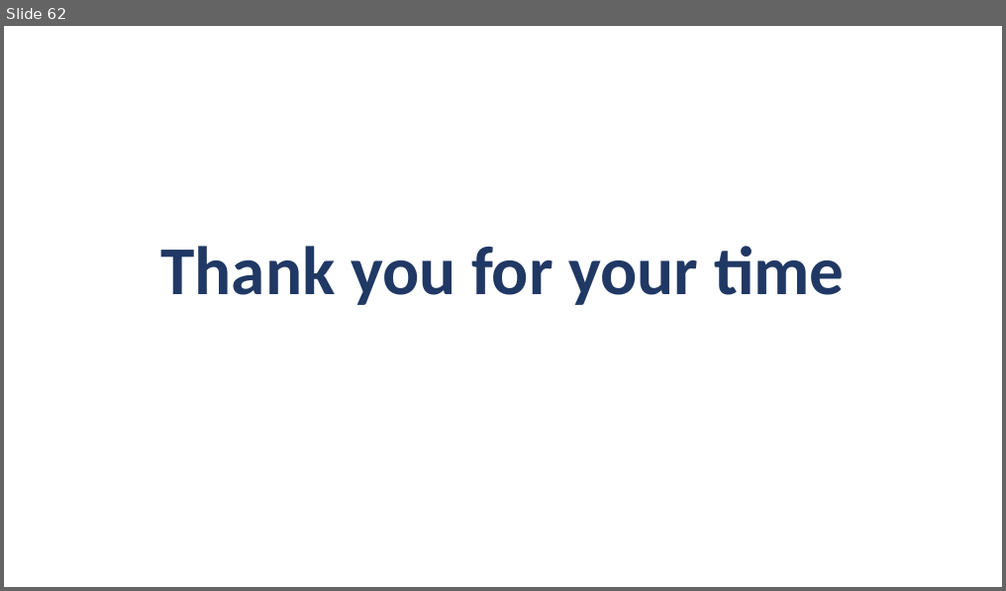
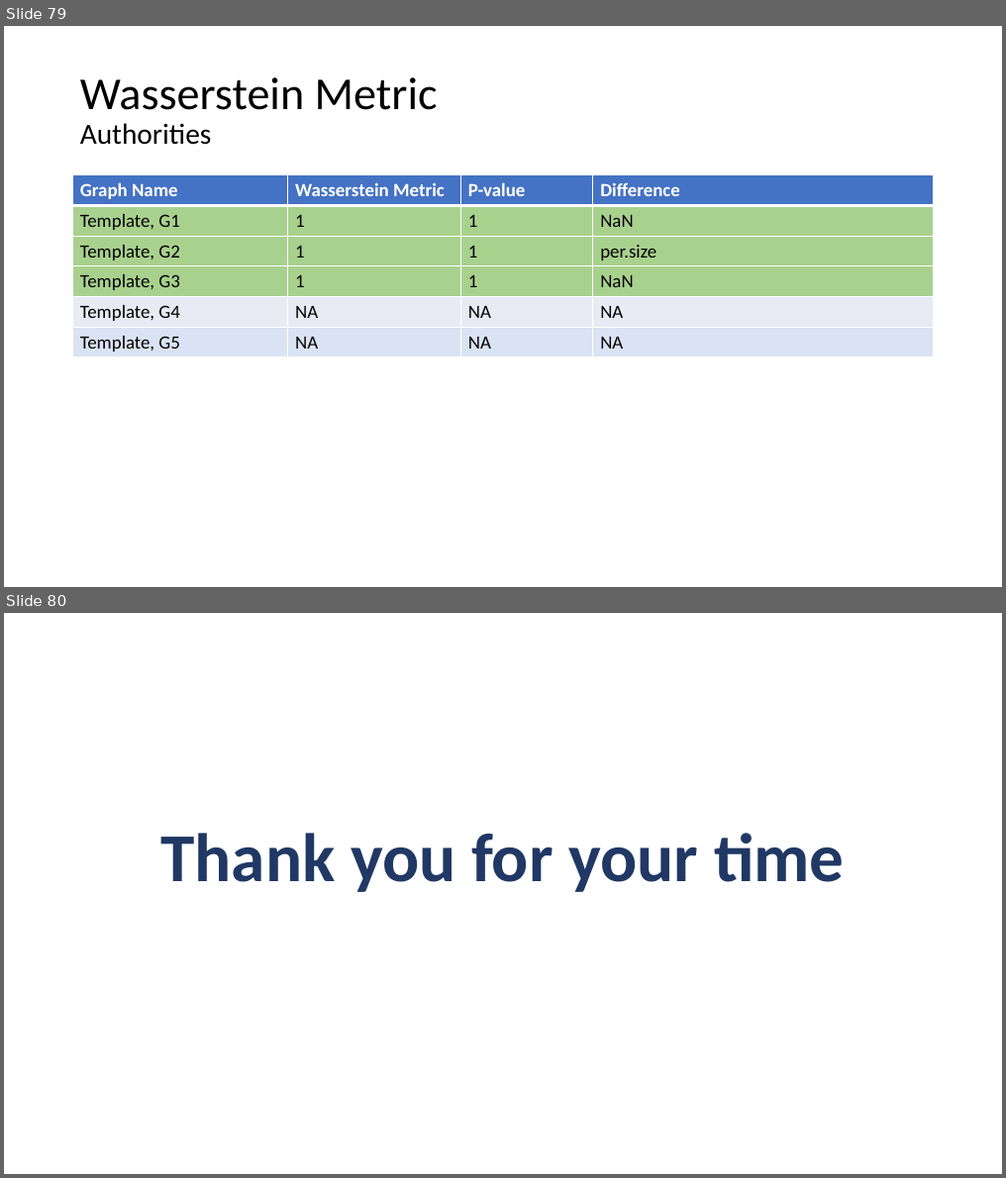
Before and after one commit to AtrayeeNeog/Visualization_2019-20, a slide deck: Documentation/Presentation/Project_Presentation_v2.pptx. Shown one above the other, each under a label of ours: slide 62 before the commit, slides 79 and 80 after it. The pictures are 1006x591 and 1006x1178 pixels, drawn with LibreOffice and Linux fonts; fonts in the diff are those of the drawing. Boxes give left, top, right and bottom in pixels: in the first picture for what was removed or moved away, otherwise in the second. Text is boxed around its words. In the diff, an @@ line names an element or a change of style, - is before the commit and + after.

```diff
--- a/Documentation/Presentation/Project_Presentation_v2.pptx
+++ b/Documentation/Presentation/Project_Presentation_v2.pptx
@@ slide 79 added at [4, 26, 1002, 587], background #FFFFFF @@
@@ title added at [80, 77, 438, 145], 44 pt, text #000000 @@
+Wasserstein Metric
+Authorities
@@ table added at [73, 175, 934, 358], 6 rows, 4 columns @@
+Graph Name | Wasserstein Metric | P-value | Difference
+Template, G1 | 1 | 1 | NaN
+Template, G2 | 1 | 1 | per.size
+Template, G3 | 1 | 1 | NaN
+Template, G4 | NA | NA | NA
+Template, G5 | NA | NA | NA
@@ what was slide 62 is now slide 80 @@
```
Also in this commit, not shown: 1 slide changed, 17 other slides added, 2 other files.
